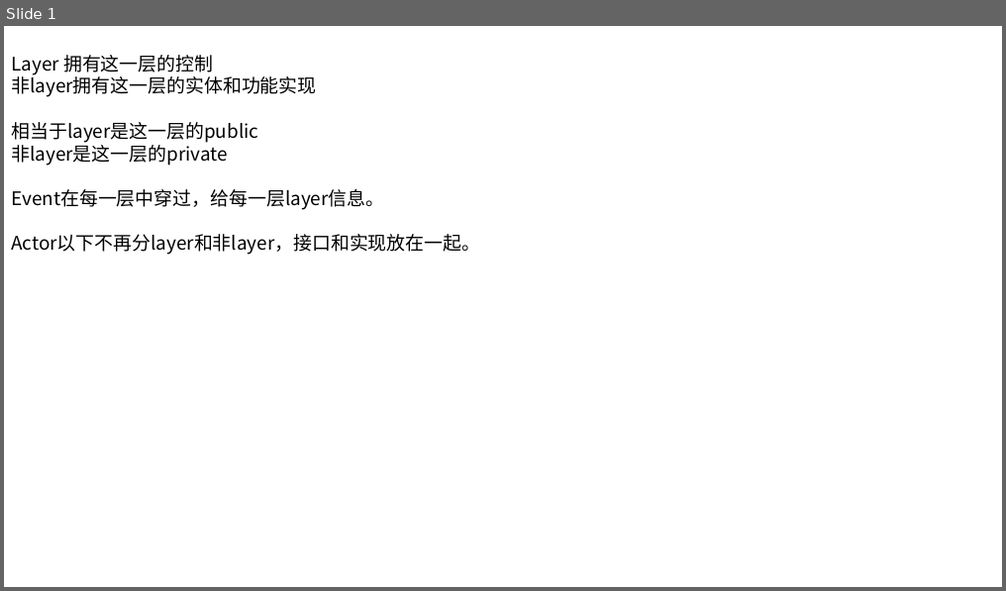
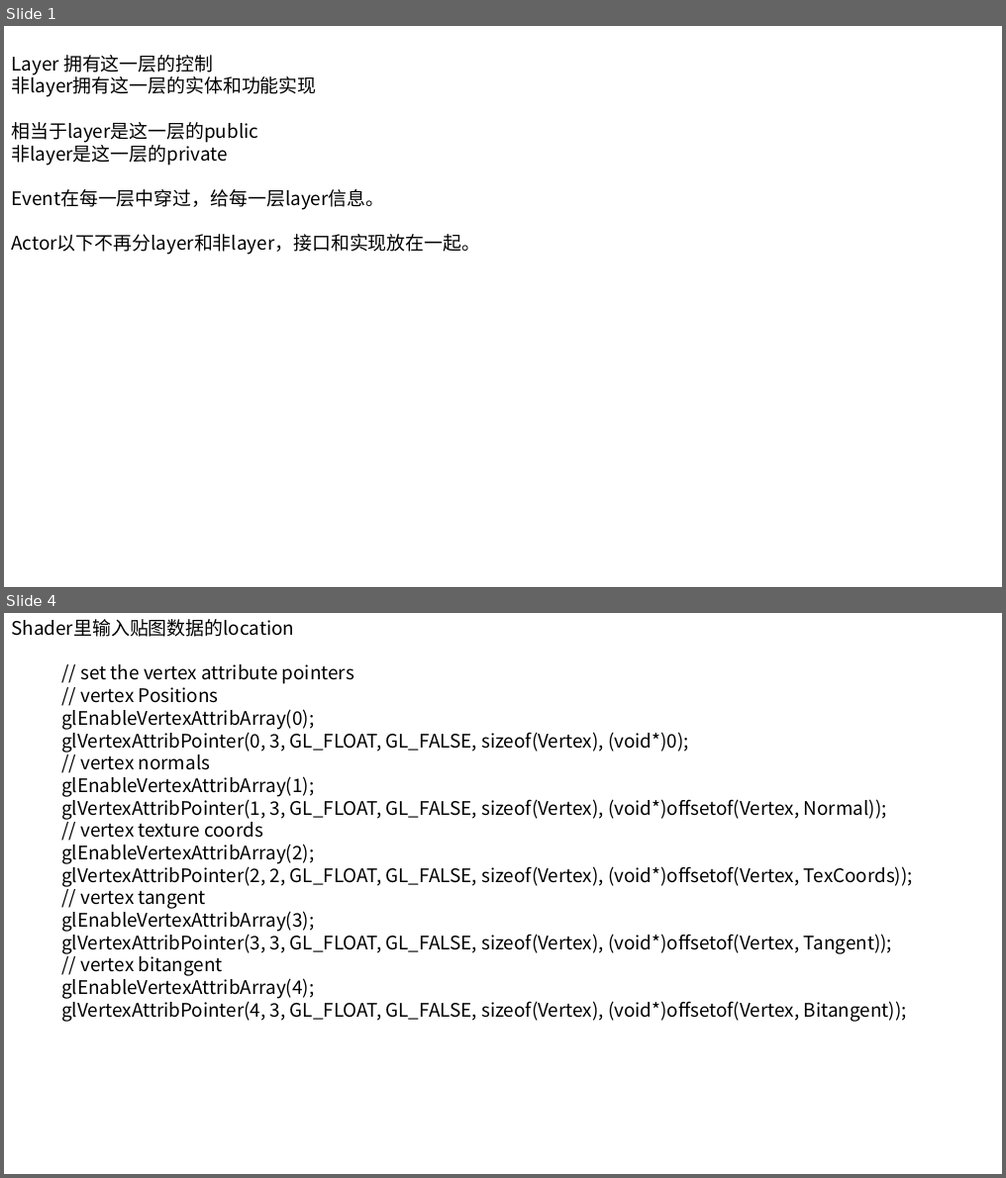
Before and after one commit to huangshansong/Hazel, a slide deck: 未来修改.pptx. Shown one above the other, each under a label of ours: slide 1 before the commit, slides 1 and 4 after it; the slides between them are not shown. The pictures are 1006x591 and 1006x1178 pixels, drawn with LibreOffice and Linux fonts; fonts in the diff are those of the drawing. Boxes give left, top, right and bottom in pixels: in the first picture for what was removed or moved away, otherwise in the second. Text is boxed around its words. In the diff, an @@ line names an element or a change of style, - is before the commit and + after.

```diff
--- a/未来修改.pptx
+++ b/未来修改.pptx
@@ slide 4 added at [4,613,1002,1174], background #FFFFFF @@
@@ text added at [11,619,913,1022], 18 pt, text #000000 @@
+Shader里输入贴图数据的location
+// set the vertex attribute pointers
+// vertex Positions
+glEnableVertexAttribArray(0);
+glVertexAttribPointer(0, 3, GL_FLOAT, GL_FALSE, sizeof(Vertex), (void*)0);
+// vertex normals
+glEnableVertexAttribArray(1);
+glVertexAttribPointer(1, 3, GL_FLOAT, GL_FALSE, sizeof(Vertex), (void*)offsetof(Vertex, Normal));
+// vertex texture coords
+glEnableVertexAttribArray(2);
+glVertexAttribPointer(2, 2, GL_FLOAT, GL_FALSE, sizeof(Vertex), (void*)offsetof(Vertex, TexCoords));
+// vertex tangent
+glEnableVertexAttribArray(3);
+glVertexAttribPointer(3, 3, GL_FLOAT, GL_FALSE, sizeof(Vertex), (void*)offsetof(Vertex, Tangent));
+// vertex bitangent
+glEnableVertexAttribArray(4);
+glVertexAttribPointer(4, 3, GL_FLOAT, GL_FALSE, sizeof(Vertex), (void*)offsetof(Vertex, Bitangent));
```
Also in this commit, not shown: 1 slide changed, 2 other slides added, 16 other files.
